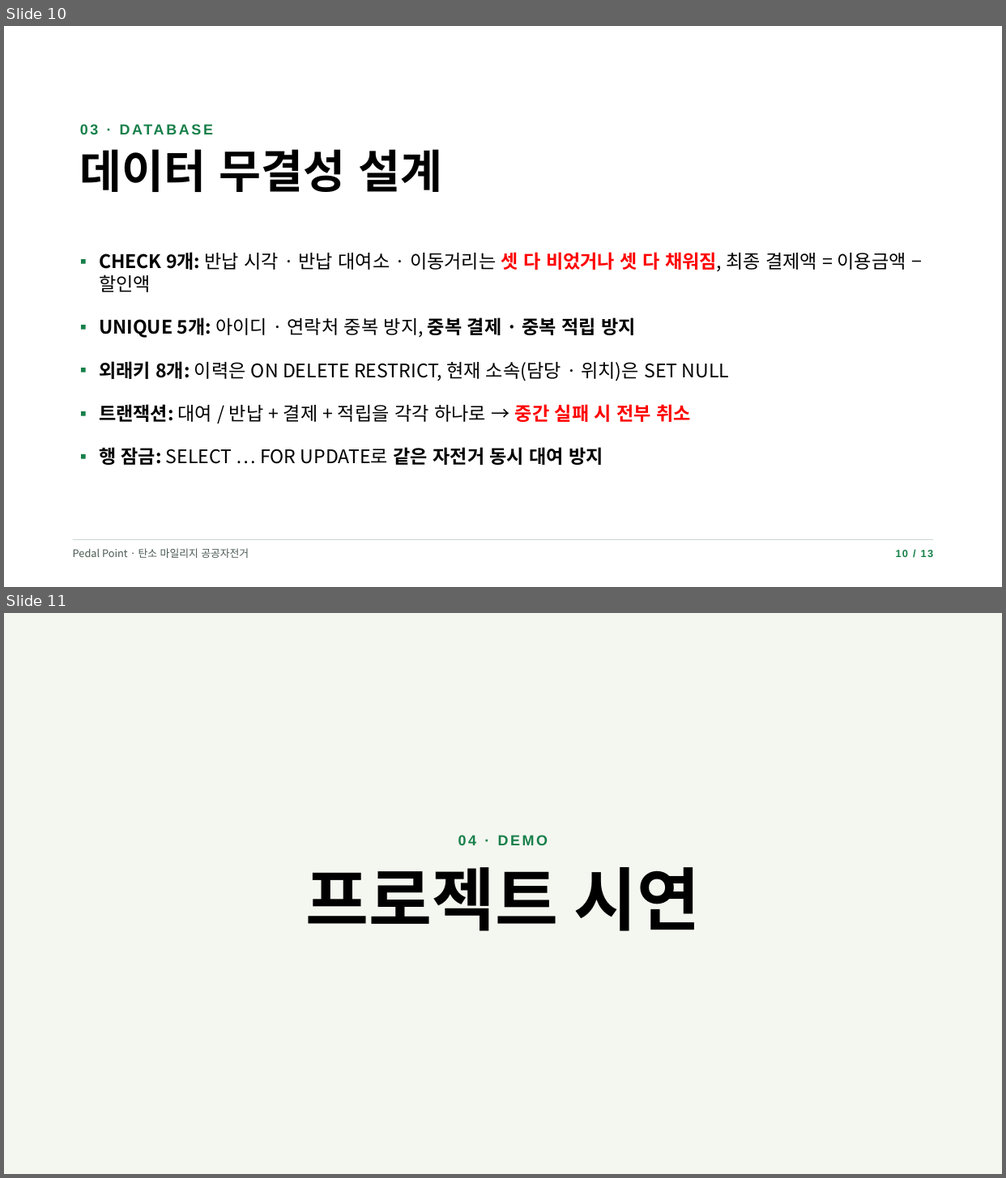
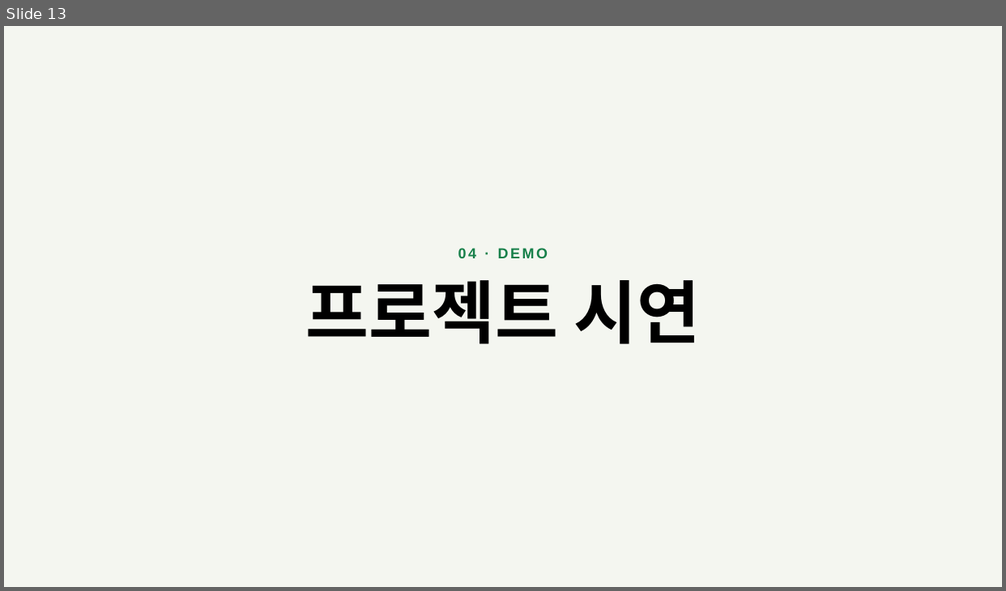
Before and after one commit to huny4daniel/pedal-point, a slide deck: docs/데이터베이스 최종 발표 5조.pptx. Shown one above the other, each under a label of ours: slides 10 and 11 before the commit, slide 13 after it. The pictures are 1006x1178 and 1006x591 pixels, drawn with LibreOffice and Linux fonts; fonts in the diff are those of the drawing. Boxes give left, top, right and bottom in pixels: in the first picture for what was removed or moved away, otherwise in the second. Text is boxed around its words. In the diff, an @@ line names an element or a change of style, - is before the commit and + after.

Commit message:
발표 자료 정리
- 개발 계획 발표 자료 파일명 변경
- 최종 발표 자료 갱신

```diff
--- a/docs/데이터베이스 최종 발표 5조.pptx
+++ b/docs/데이터베이스 최종 발표 5조.pptx
@@ slide 10 removed at box(4, 26, 1002, 587), background #FFFFFF @@
@@ text removed at box(73, 117, 564, 141) @@
-03 · DATABASE
@@ title removed at box(80, 149, 442, 192) @@
-데이터 무결성 설계
@@ text removed at box(99, 252, 906, 465) @@
-▪ CHECK 9개: 반납 시각 · 반납 대여소 · 이동거리는 셋 다 비었거나 셋 다 채워짐, 최종 결제액 = 이용금액 − 할인액
-▪ UNIQUE 5개: 아이디 · 연락처 중복 방지, 중복 결제 · 중복 적립 방지
-▪ 외래키 8개: 이력은 ON DELETE RESTRICT, 현재 소속(담당 · 위치)은 SET NULL
-▪ 트랜잭션: 대여 / 반납 + 결제 + 적립을 각각 하나로 → 중간 실패 시 전부 취소
-▪ 행 잠금: SELECT … FOR UPDATE로 같은 자전거 동시 대여 방지
@@ line removed from (73, 540) to (934, 540) @@
@@ text removed at box(73, 548, 249, 558) @@
-Pedal Point · 탄소 마일리지 공공자전거
@@ text removed at box(896, 550, 934, 557) @@
-10 / 13
@@ what was slide 11 is now slide 13 @@
```
Also in this commit, not shown: 8 slides changed, 4 slides added, 1 other slide removed, 2 other files.
